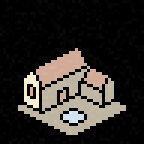
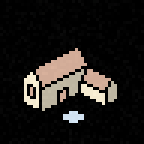
Before/after of a 144px x 144px layered artwork. What changed in the layer stack:
painted on "Lines" over [81, 66, 120, 111]
painted on "Roof #1" over [84, 69, 111, 90]
painted on "Walls copy" over [81, 75, 117, 105]
painted on "Walls" over [102, 78, 111, 105]
removed group "Directions" (4 layers) over [18, 99, 126, 135]
removed layer "None" from group "Directions" over [18, 99, 126, 135]
removed layer "Yard" over [18, 81, 126, 135]
